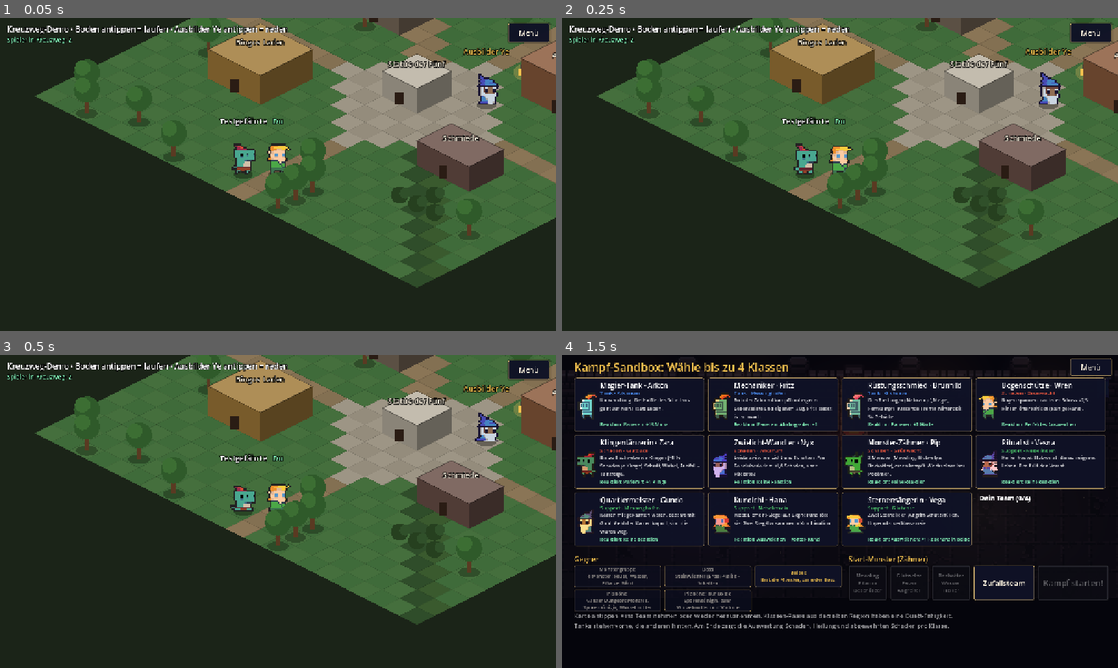
Above: before the commit, frames 1-4 (two rows, left to right).
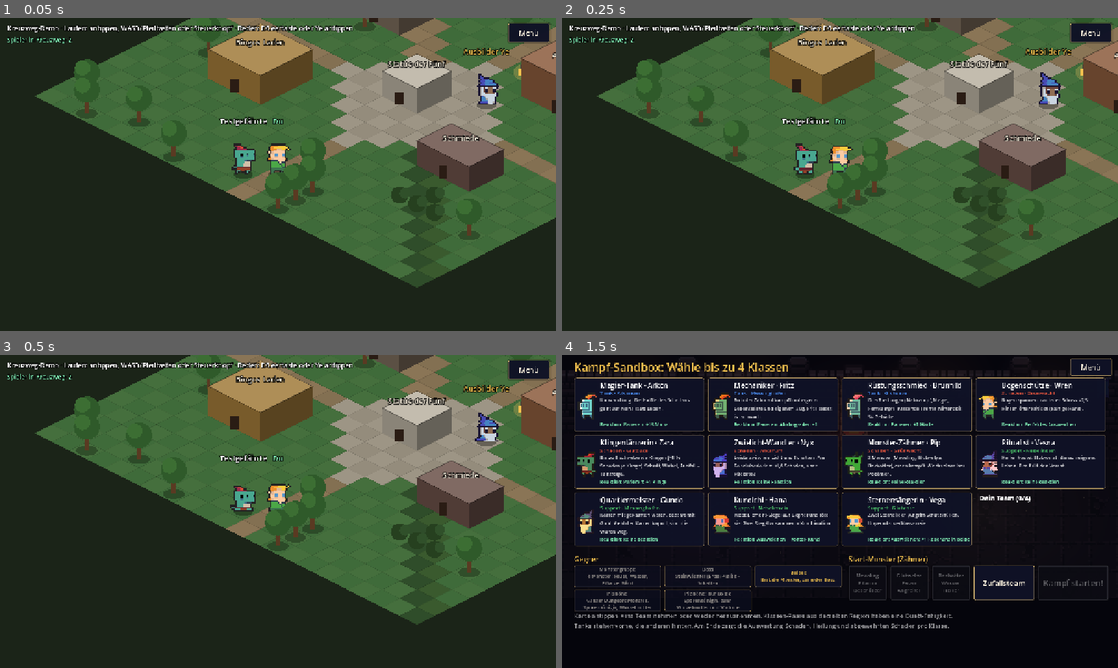
Above: after the commit, the same moments.

Repository: CazeX-studio/MiniKampf
Game: Godot game, scene res://scenes/kreuzweg.tscn
The game is run twice, just before and just after one commit, with the same random seed, the same clock (stepped at 60 frames per second) and the same inputs. This scene is started directly instead of the project's main scene.
Inputs:
- Up to frame 1 (0.05 s): no input
- Up to frame 2 (0.25 s): no input
- Up to frame 3 (0.5 s): no input
- Up to frame 4 (1.5 s): click "Menü" at 0.5 s; click "Kampf-Sandbox Alle 11 Klassen…" at 1.25 s

The runs differ from the first frame. In frame 1, 1.0% of the frame differs, in the area x 1-64%, y 2-6%; in frame 2, 1.0%; in frame 3, 1.0%; in frame 4, nothing differs.

Commit message:
Welt-Steuerung: WASD/Pfeiltasten und E/Leertaste, Steuerknopf und Aktions-Knopf am Handy
Co-Authored-By: Claude Opus 5.5 <noreply@anthropic.com>

Diff:
--- a/scripts/welt/kreuzweg.gd
+++ b/scripts/welt/kreuzweg.gd
@@ -33,6 +33,20 @@
 var _dialog_lines: Array = []
 var _dialog_index := 0
 var _info: Label
+var _menu_button: Button
+
+# Steuerung: zuletzt geschickte Richtung, Steuerknopf und Aktions-Knopf fürs Handy
+const STICK_RADIUS := 70.0
+const STICK_DEADZONE := 12.0
+const STICK_HOME := Vector2(170, 560)
+var _steer_sent := Vector2.ZERO
+var _touch_ui := false
+var _stick_layer: Control
+var _action_button: Button
+var _stick_index := -1
+var _stick_origin := Vector2.ZERO
+var _stick_vec := Vector2.ZERO
+var _stick_moved := false
 
 
 func _ready() -> void:
@@ -68,11 +82,13 @@
 	_camera.position_smoothing_enabled = true
 	add_child(_camera)
 	_build_ui()
+	_set_touch_ui(DisplayServer.is_touchscreen_available())
 	_sync()
 	_camera.reset_smoothing()
 
 
 func _process(delta: float) -> void:
+	_update_steer()
 	_drive_bot(delta)
 	state.tick(delta)
 	_sync()
@@ -92,7 +108,7 @@
 			_characters[id] = view
 		var view: WorldCharacter = _characters[id]
 		view.position = cell_center(p.pos)
-		view.moving = p.is_moving()
+		view.moving = p.is_walking()
 		view.facing = p.facing
 	var local: PlayerState = state.players[LOCAL_ID]
 	_camera.position = cell_center(local.pos)
@@ -129,13 +145,98 @@
 
 
 # --- Eingabe --------------------------------------------------------------------
+# PC: Klicken = hinlaufen, WASD/Pfeiltasten = laufen, E/Leertaste = reden.
+# Handy: Antippen = hinlaufen, Steuerknopf unten links (erscheint unter dem Daumen), Aktions-Knopf unten rechts.
 
 func _unhandled_input(event: InputEvent) -> void:
+	if event is InputEventKey and event.pressed and not event.echo and event.physical_keycode in [KEY_E, KEY_SPACE]:
+		_action()
+		get_viewport().set_input_as_handled()
+		return
+	if event is InputEventScreenTouch or event is InputEventScreenDrag:
+		_touch(event)
+		return
 	if _dialog.visible:
 		return
 	if not (event is InputEventMouseButton and event.pressed and event.button_index == MOUSE_BUTTON_LEFT):
 		return
-	var world := get_global_mouse_position()
+	# Finger-Berührungen kommen auch als Maus an; die werden schon in _touch behandelt
+	if event.device == InputEvent.DEVICE_ID_EMULATION and _touch_ui:
+		return
+	_tap_at(get_global_mouse_position())
+
+
+## E, Leertaste oder Aktions-Knopf: Gespräch weiterblättern oder mit dem NPC nebenan reden.
+func _action() -> void:
+	if _dialog.visible:
+		_next_line()
+	else:
+		state.apply_command(LOCAL_ID, {type = "interact"})
+
+
+## Richtung aus Tasten und Steuerknopf; wird nur bei Änderung als Befehl geschickt.
+func _update_steer() -> void:
+	var dir := Vector2.ZERO
+	if not _dialog.visible:
+		if Input.is_physical_key_pressed(KEY_A) or Input.is_physical_key_pressed(KEY_LEFT):
+			dir.x -= 1.0
+		if Input.is_physical_key_pressed(KEY_D) or Input.is_physical_key_pressed(KEY_RIGHT):
+			dir.x += 1.0
+		if Input.is_physical_key_pressed(KEY_W) or Input.is_physical_key_pressed(KEY_UP):
+			dir.y -= 1.0
+		if Input.is_physical_key_pressed(KEY_S) or Input.is_physical_key_pressed(KEY_DOWN):
+			dir.y += 1.0
+		dir = dir.normalized()
+		if _stick_vec != Vector2.ZERO:
+			dir = _stick_vec
+	if dir != _steer_sent:
+		_steer_sent = dir
+		state.apply_command(LOCAL_ID, {type = "steer", dir = dir})
+
+
+func _touch(event: InputEvent) -> void:
+	if not _touch_ui:
+		_set_touch_ui(true)
+	if event is InputEventScreenTouch:
+		if event.pressed:
+			if _dialog.visible or _on_buttons(event.position):
+				return
+			if _stick_index == -1 and _in_stick_zone(event.position):
+				_stick_index = event.index
+				_stick_origin = event.position
+				_stick_moved = false
+				_stick_vec = Vector2.ZERO
+			else:
+				_tap_at(_to_world(event.position))
+		elif event.index == _stick_index:
+			# Kurz angetippt ohne zu ziehen: wie ein normales Antippen (hinlaufen)
+			if not _stick_moved and not _dialog.visible:
+				_tap_at(_to_world(event.position))
+			_stick_index = -1
+			_stick_vec = Vector2.ZERO
+		_stick_layer.queue_redraw()
+	elif event is InputEventScreenDrag and event.index == _stick_index:
+		var offset: Vector2 = event.position - _stick_origin
+		if offset.length() > STICK_DEADZONE:
+			_stick_moved = true
+		_stick_vec = (offset / STICK_RADIUS).limit_length(1.0) if _stick_moved else Vector2.ZERO
+		_stick_layer.queue_redraw()
+
+
+func _in_stick_zone(pos: Vector2) -> bool:
+	return pos.x < 1280.0 * 0.45 and pos.y > 720.0 * 0.4
+
+
+func _on_buttons(pos: Vector2) -> bool:
+	return _action_button.get_global_rect().has_point(pos) or _menu_button.get_global_rect().has_point(pos)
+
+
+func _to_world(screen_pos: Vector2) -> Vector2:
+	return get_viewport().get_canvas_transform().affine_inverse() * screen_pos
+
+
+## Antippen / Klicken auf eine Stelle der Welt: hinlaufen oder mit dem NPC dort reden.
+func _tap_at(world: Vector2) -> void:
 	# NPC angetippt? Dann hinlaufen und reden
 	for id: String in state.npcs:
 		var npc_pos := cell_center(Vector2(state.npcs[id].cell))
@@ -248,9 +349,9 @@
 	ui.add_child(root)
 
 	var hint := Label.new()
-	hint.text = "Kreuzweg-Demo · Boden antippen = laufen · Ausbilder Ye antippen = reden"
+	hint.text = "Kreuzweg-Demo · Laufen: antippen, WASD/Pfeiltasten oder Steuerknopf · Reden: E/Leertaste oder Ye antippen"
 	hint.position = Vector2(16, 12)
-	hint.add_theme_font_size_override("font_size", 18)
+	hint.add_theme_font_size_override("font_size", 15)
 	hint.add_theme_color_override("font_outline_color", Color.BLACK)
 	hint.add_theme_constant_override("outline_size", 6)
 	root.add_child(hint)
@@ -269,7 +370,24 @@
 	menu.size = Vector2(96, 44)
 	menu.add_theme_font_size_override("font_size", 16)
 	menu.pressed.connect(func() -> void: get_tree().change_scene_to_file("res://scenes/menu.tscn"))
+	menu.focus_mode = Control.FOCUS_NONE
+	_menu_button = menu
 	root.add_child(menu)
+
+	# Handy: Steuerknopf (unten links, erscheint unter dem Daumen) und Aktions-Knopf (unten rechts)
+	_stick_layer = Control.new()
+	_stick_layer.size = Vector2(1280, 720)
+	_stick_layer.mouse_filter = Control.MOUSE_FILTER_IGNORE
+	_stick_layer.draw.connect(_draw_stick)
+	root.add_child(_stick_layer)
+	_action_button = Button.new()
+	_action_button.text = "Reden"
+	_action_button.position = Vector2(1100, 560)
+	_action_button.size = Vector2(150, 120)
+	_action_button.add_theme_font_size_override("font_size", 22)
+	_action_button.focus_mode = Control.FOCUS_NONE
+	_action_button.pressed.connect(_action)
+	root.add_child(_action_button)
 
 	_dialog = PanelContainer.new()
 	var style := StyleBoxFlat.new()
@@ -300,7 +418,26 @@
 	next.size_flags_horizontal = Control.SIZE_SHRINK_END
 	next.add_theme_font_size_override("font_size", 17)
 	next.pressed.connect(_next_line)
+	next.focus_mode = Control.FOCUS_NONE
 	box.add_child(next)
+
+
+## Steuerknopf und Aktions-Knopf nur auf Geräten mit Touchscreen zeigen.
+func _set_touch_ui(on: bool) -> void:
+	_touch_ui = on
+	_action_button.visible = on
+	_stick_layer.queue_redraw()
+
+
+func _draw_stick() -> void:
+	if not _touch_ui:
+		return
+	var active := _stick_index != -1
+	var center := _stick_origin if active else STICK_HOME
+	_stick_layer.draw_circle(center, STICK_RADIUS, Color(0, 0, 0, 0.35 if active else 0.18))
+	_stick_layer.draw_arc(center, STICK_RADIUS, 0, TAU, 48, Color(1, 0.9, 0.6, 0.7 if active else 0.3), 3.0)
+	var knob := center + _stick_vec * STICK_RADIUS
+	_stick_layer.draw_circle(knob, 30.0, Color(1, 0.9, 0.6, 0.75 if active else 0.3))
 
 
 func _on_dialog_started(player_id: String, _npc_id: String, lines: Array) -> void:
--- a/scripts/welt/player_state.gd
+++ b/scripts/welt/player_state.gd
@@ -19,6 +19,9 @@
 var talked := {}
 ## Blickrichtung auf dem Bildschirm: 1 = rechts, -1 = links
 var facing := 1
+## Direkte Steuerung (Tasten oder Steuerknopf): Richtung in Feld-Koordinaten, Länge 0 bis 1.
+## Solange sie nicht null ist, läuft der Spieler frei statt einen Weg entlang.
+var steer := Vector2.ZERO
 
 
 func _init(p_id: String, p_name: String, p_look: String, p_cell: Vector2i) -> void:
@@ -31,3 +34,8 @@
 
 func is_moving() -> bool:
 	return not path.is_empty()
+
+
+## Läuft gerade (einen Weg entlang oder frei gesteuert)?
+func is_walking() -> bool:
+	return is_moving() or steer != Vector2.ZERO
--- a/scripts/welt/world_state.gd
+++ b/scripts/welt/world_state.gd
@@ -4,6 +4,8 @@
 ## Alles, was Spieler tun, kommt als Befehl (Dictionary) mit Spieler-Kennung herein:
 ##   {type = "move", cell = Vector2i}   laufen
 ##   {type = "talk", npc = "ye"}        zu einem NPC laufen und mit ihm reden
+##   {type = "steer", dir = Vector2}    frei laufen in eine Bildschirm-Richtung (Tasten, Steuerknopf), ZERO = stehen bleiben
+##   {type = "interact"}                mit dem NPC direkt nebenan reden (E, Leertaste, Aktions-Knopf)
 ## So kann später ein Server dieselben Befehle von vielen Spielern annehmen;
 ## die Anzeige (kreuzweg.gd) liest nur den Zustand und schickt Befehle.
 
@@ -154,6 +156,40 @@
 				return
 			p.talk_target = cmd.npc
 			_walk_to(p, spot)
+		"steer":
+			var dir: Vector2 = cmd.dir
+			p.steer = screen_dir_to_cells(dir.limit_length(1.0))
+			if p.steer != Vector2.ZERO:
+				# Freies Laufen ersetzt einen angeklickten Weg
+				p.path.clear()
+				p.talk_target = ""
+		"interact":
+			var npc_id := npc_near(p)
+			if npc_id != "":
+				p.path.clear()
+				p.talk_target = npc_id
+
+
+## Wandelt eine Richtung auf dem Bildschirm (rechts = +x, unten = +y) in Feld-Koordinaten um.
+## Die Länge bleibt gleich, damit man in alle Richtungen gleich schnell läuft.
+static func screen_dir_to_cells(dir: Vector2) -> Vector2:
+	if dir == Vector2.ZERO:
+		return Vector2.ZERO
+	# Bildschirm: x = Feld.x - Feld.y, y = (Feld.x + Feld.y) / 2 (Felder sind doppelt so breit wie hoch)
+	var cells := Vector2(dir.x + 2.0 * dir.y, 2.0 * dir.y - dir.x)
+	return cells.normalized() * dir.length()
+
+
+## Der NPC, der direkt neben dem Spieler steht ("" = keiner).
+func npc_near(p: PlayerState) -> String:
+	var best := ""
+	var best_dist := 1.6
+	for id: String in npcs:
+		var dist := (Vector2(npcs[id].cell) - p.pos).length()
+		if dist < best_dist:
+			best = id
+			best_dist = dist
+	return best
 
 
 func _walk_to(p: PlayerState, target: Vector2i) -> void:
@@ -179,9 +215,28 @@
 	return best
 
 
+## Freies Laufen: Schritt in Steuer-Richtung. Vor Häusern, Bäumen und NPCs wird an der Wand entlang gerutscht.
+func _steer(p: PlayerState, delta: float) -> void:
+	var move := p.steer * WALK_SPEED * delta
+	for attempt: Vector2 in [move, Vector2(move.x, 0), Vector2(0, move.y)]:
+		if attempt == Vector2.ZERO:
+			continue
+		var next := p.pos + attempt
+		var cell := Vector2i(next.round())
+		if is_walkable(cell):
+			p.pos = next
+			p.cell = cell
+			break
+	var screen_x := p.steer.x - p.steer.y
+	if absf(screen_x) > 0.01:
+		p.facing = 1 if screen_x > 0 else -1
+
+
 ## Spielt die Welt um "delta" Sekunden weiter (Laufen, Gespräche beginnen).
 func tick(delta: float) -> void:
 	for p: PlayerState in players.values():
+		if p.steer != Vector2.ZERO:
+			_steer(p, delta)
 		var step := WALK_SPEED * delta
 		while step > 0.0 and p.is_moving():
 			var next := Vector2(p.path[0])
--- /dev/null
+++ b/tests/welt_auto.gd
@@ -0,0 +1,40 @@
+extends "res://scripts/welt/kreuzweg.gd"
+## Kreuzweg mit vorgetäuschten Eingaben (Taste W, dann Steuerknopf) für Bildschirmfotos.
+
+var _t := 0.0
+var _phase := 0
+
+
+func _ready() -> void:
+	super()
+	_set_touch_ui(true)
+
+
+func _process(delta: float) -> void:
+	_t += delta
+	if _phase == 0 and _t > 0.5:
+		_phase = 1
+		_key(KEY_W, true)
+	elif _phase == 1 and _t > 1.5:
+		_phase = 2
+		_key(KEY_W, false)
+		var touch := InputEventScreenTouch.new()
+		touch.index = 0
+		touch.position = Vector2(200, 560)
+		touch.pressed = true
+		Input.parse_input_event(touch)
+	elif _phase == 2 and _t > 1.7:
+		_phase = 3
+		var drag := InputEventScreenDrag.new()
+		drag.index = 0
+		drag.position = Vector2(260, 530)
+		Input.parse_input_event(drag)
+	super(delta)
+
+
+func _key(code: Key, pressed: bool) -> void:
+	var key := InputEventKey.new()
+	key.physical_keycode = code
+	key.keycode = code
+	key.pressed = pressed
+	Input.parse_input_event(key)
--- /dev/null
+++ b/tests/welt_auto.tscn
@@ -0,0 +1,6 @@
+[gd_scene load_steps=2 format=3]
+
+[ext_resource type="Script" path="res://tests/welt_auto.gd" id="1_auto"]
+
+[node name="WeltAuto" type="Node2D"]
+script = ExtResource("1_auto")
--- /dev/null
+++ b/tests/welt_test.gd
@@ -0,0 +1,64 @@
+extends SceneTree
+## Prüft die Steuerung in der Welt ohne Grafik (WorldState-Befehle).
+## Aufruf: Godot --headless --path . --script res://tests/welt_test.gd
+
+var _failed := 0
+
+
+func _initialize() -> void:
+	var world := WorldState.new()
+	var p := world.add_player("a", "Test", "elf_m", Vector2i(11, 19))
+
+	# Nach oben steuern: Der Spieler läuft auf dem Bildschirm nach oben (Feld x und y werden kleiner)
+	var start := p.pos
+	world.apply_command("a", {type = "steer", dir = Vector2(0, -1)})
+	_tick(world, 0.5)
+	_check(p.pos.x < start.x and p.pos.y < start.y, "Steuern nach oben bewegt den Spieler")
+	_check(p.is_walking(), "Spieler gilt beim Steuern als laufend")
+	world.apply_command("a", {type = "steer", dir = Vector2.ZERO})
+	var stop := p.pos
+	_tick(world, 0.5)
+	_check(p.pos == stop, "Loslassen hält den Spieler an")
+
+	# Gegen ein Haus steuern: Der Spieler darf nie auf einem gesperrten Feld stehen
+	world.apply_command("a", {type = "steer", dir = Vector2(1, -1)})
+	var ok := true
+	for i in 200:
+		world.tick(0.05)
+		if not world.is_walkable(p.cell):
+			ok = false
+	_check(ok, "Häuser und Bäume halten den Spieler auf")
+	world.apply_command("a", {type = "steer", dir = Vector2.ZERO})
+
+	# Neben Ye stellen und "Aktion": Das Gespräch beginnt
+	var b := world.add_player("b", "Test 2", "elf_m", Vector2i(13, 10))
+	var talked := []
+	world.dialog_started.connect(func(player_id: String, npc_id: String, _lines: Array) -> void: talked.append([player_id, npc_id]))
+	world.apply_command("b", {type = "interact"})
+	_tick(world, 0.1)
+	_check(talked == [["b", "ye"]], "Aktions-Taste neben Ye startet das Gespräch")
+	# Weit weg: nichts passiert
+	talked.clear()
+	world.apply_command("a", {type = "interact"})
+	_tick(world, 0.1)
+	_check(talked.is_empty(), "Aktions-Taste ohne NPC in der Nähe macht nichts")
+	# Klicken zum Hinlaufen geht weiterhin
+	world.apply_command("a", {type = "move", cell = Vector2i(11, 15)})
+	_tick(world, 5.0)
+	_check(b.cell == Vector2i(13, 10) and p.cell == Vector2i(11, 15), "Klicken zum Hinlaufen funktioniert weiter")
+
+	print("Welt-Steuerung: %s" % ("alles richtig" if _failed == 0 else "%d Fehler" % _failed))
+	quit(_failed)
+
+
+func _tick(world: WorldState, seconds: float) -> void:
+	var t := 0.0
+	while t < seconds:
+		world.tick(0.05)
+		t += 0.05
+
+
+func _check(condition: bool, text: String) -> void:
+	if not condition:
+		_failed += 1
+		print("FEHLER: " + text)
Not shown, added: tests/welt_auto.gd.uid
Not shown, added: tests/welt_test.gd.uid
Not shown, changed: FORTSCHRITT.md
Not shown, changed: README.md
